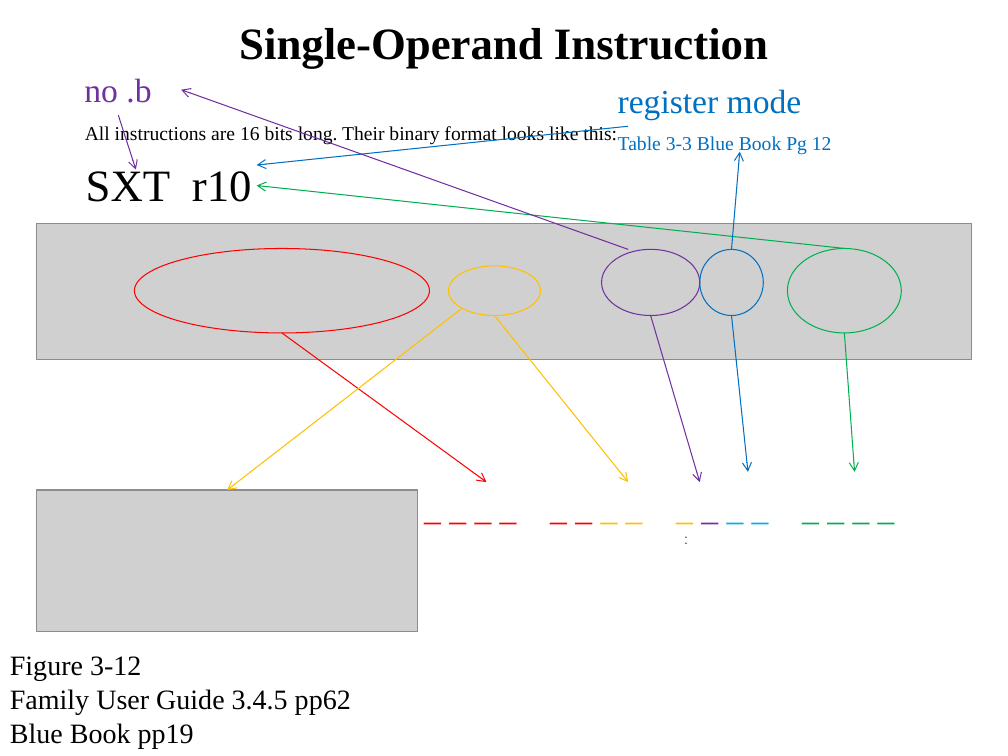
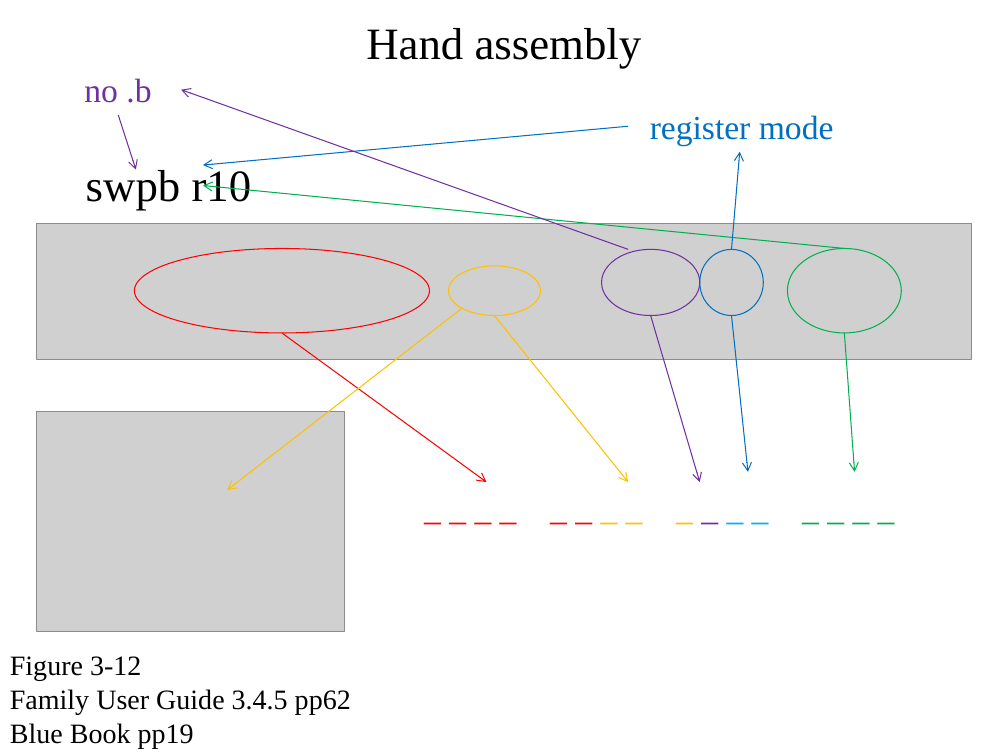
Before and after one commit to pw4rn3r/ECE382, a slide deck: slide 9 of notes/L4/Lsn4.pptx (slide 18 before the commit). Drawn at 1008x756 pixels with LibreOffice and Linux fonts; fonts in the diff are those of the drawing; grey boxes stand for pictures. Boxes give left, top, right and bottom in pixels: in the first picture for what was removed or moved away, otherwise in the second. Text is boxed around its words. In the diff, an @@ line names an element or a change of style, - is before the commit and + after.

```diff
--- a/notes/L4/Lsn4.pptx
+++ b/notes/L4/Lsn4.pptx
@@ title at (366,28,642,69): text changed; bold off @@
-Single-Operand Instruction
+Hand assembly
@@ text "register mode": place and size @@
-text "register mode" at (618,89,832,155)
+text "register mode" at (650,115,834,145)
@@ text removed at (85,125,617,145) @@
-All instructions are 16 bits long. Their binary format looks like this:
@@ arrow moved from (628, 126) - (257, 165) to (628, 126) - (203, 165) @@
@@ text at (618,136,832,155): paragraph removed @@
-Table 3-3 Blue Book Pg 12
@@ text at (86,166,252,210): text changed @@
-SXT r10
+swpb r10
@@ arrow moved from (845, 248) - (257, 185) to (845, 248) - (203, 185) @@
@@ picture: place and size @@
-picture at (36,490,417,631)
+picture at (36,412,345,632)
@@ text removed at (674,525,699,583) @@
-:
```
Also in this commit, not shown: 14 other slides changed, 21 slides added, 10 slides removed.
